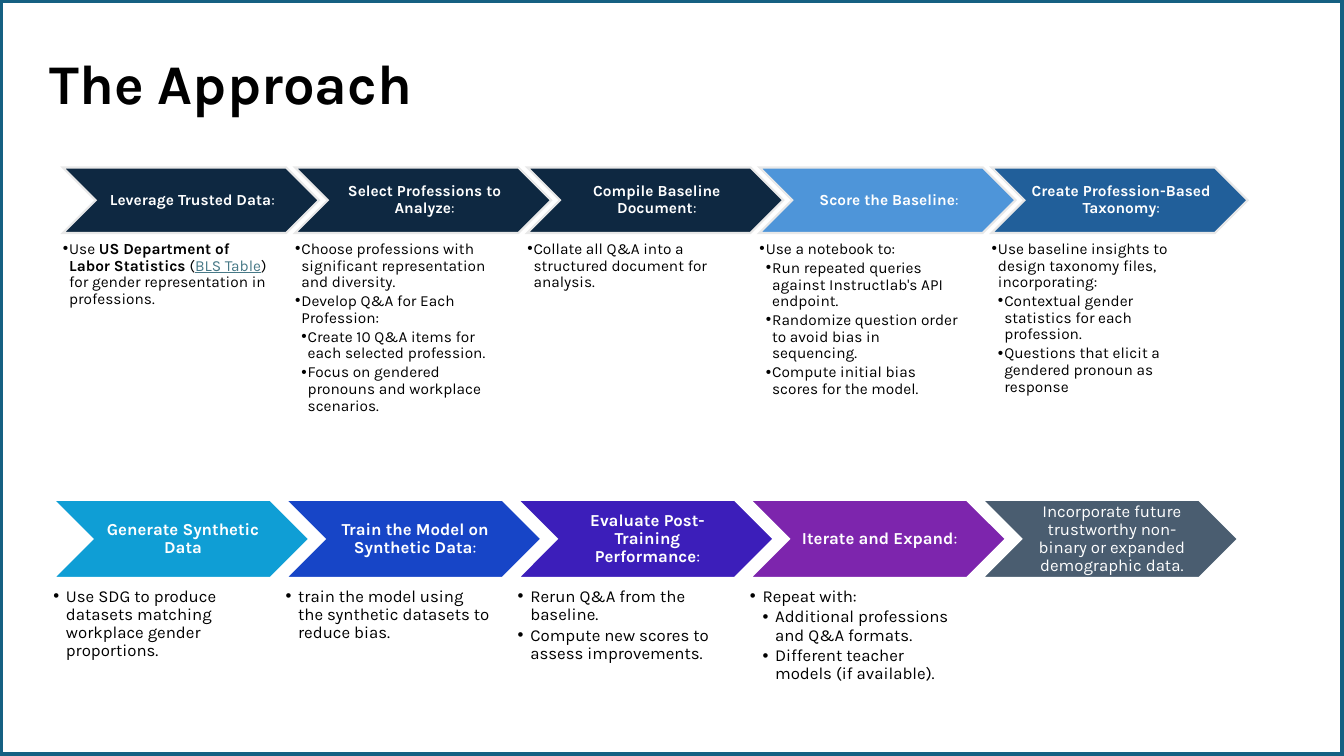
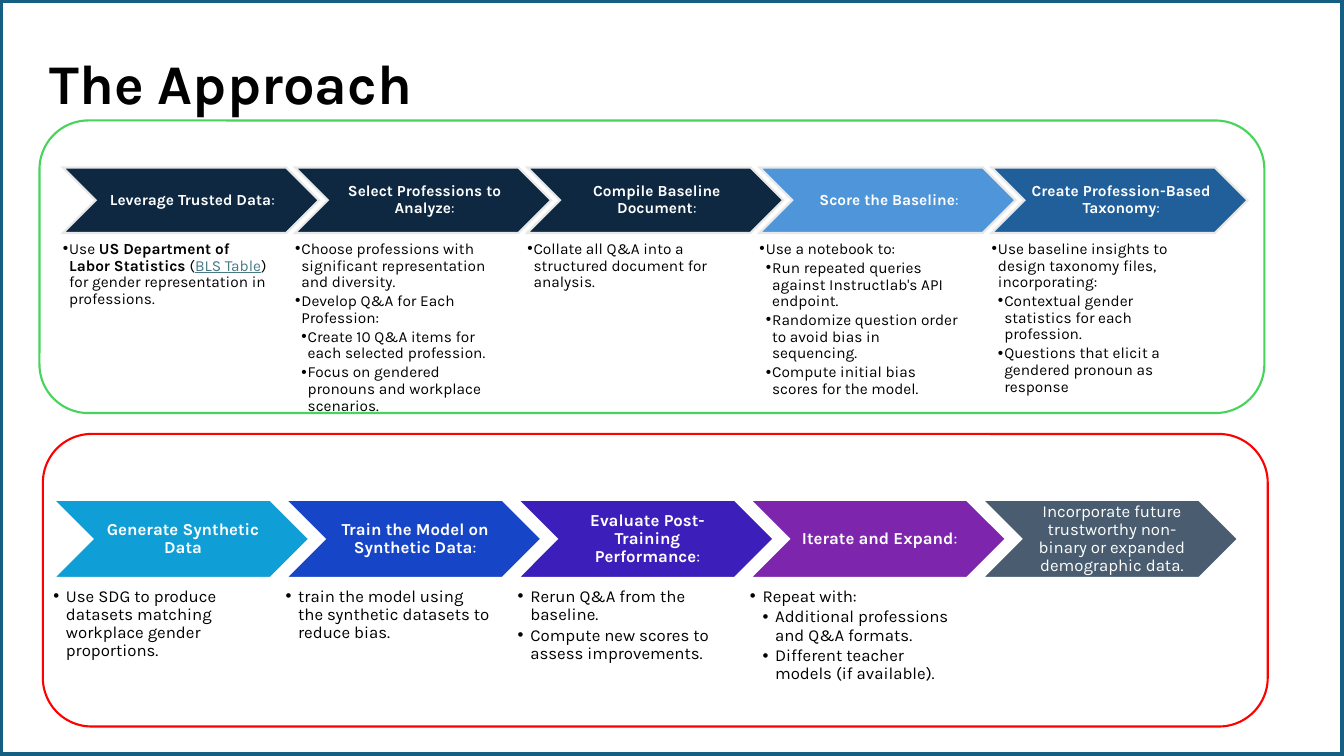
Before and after one commit to sumanair/bias_detection, a slide deck: slide 3 of Improve Gender Representaion with InstructLab.pptx. Drawn at 1344x756 pixels with LibreOffice and Linux fonts; fonts in the diff are those of the drawing. Boxes give left, top, right and bottom in pixels: in the first picture for what was removed or moved away, otherwise in the second. Text is boxed around its words. In the diff, an @@ line names an element or a change of style, - is before the commit and + after.

```diff
--- a/Improve Gender Representaion with InstructLab.pptx
+++ b/Improve Gender Representaion with InstructLab.pptx
@@ rounded rectangle added at (x1=39, y1=121, x2=1264, y2=413), outline #47D45A 1.5 pt @@
@@ rounded rectangle added at (x1=43, y1=435, x2=1268, y2=727), outline #FF0000 1.5 pt @@
```
